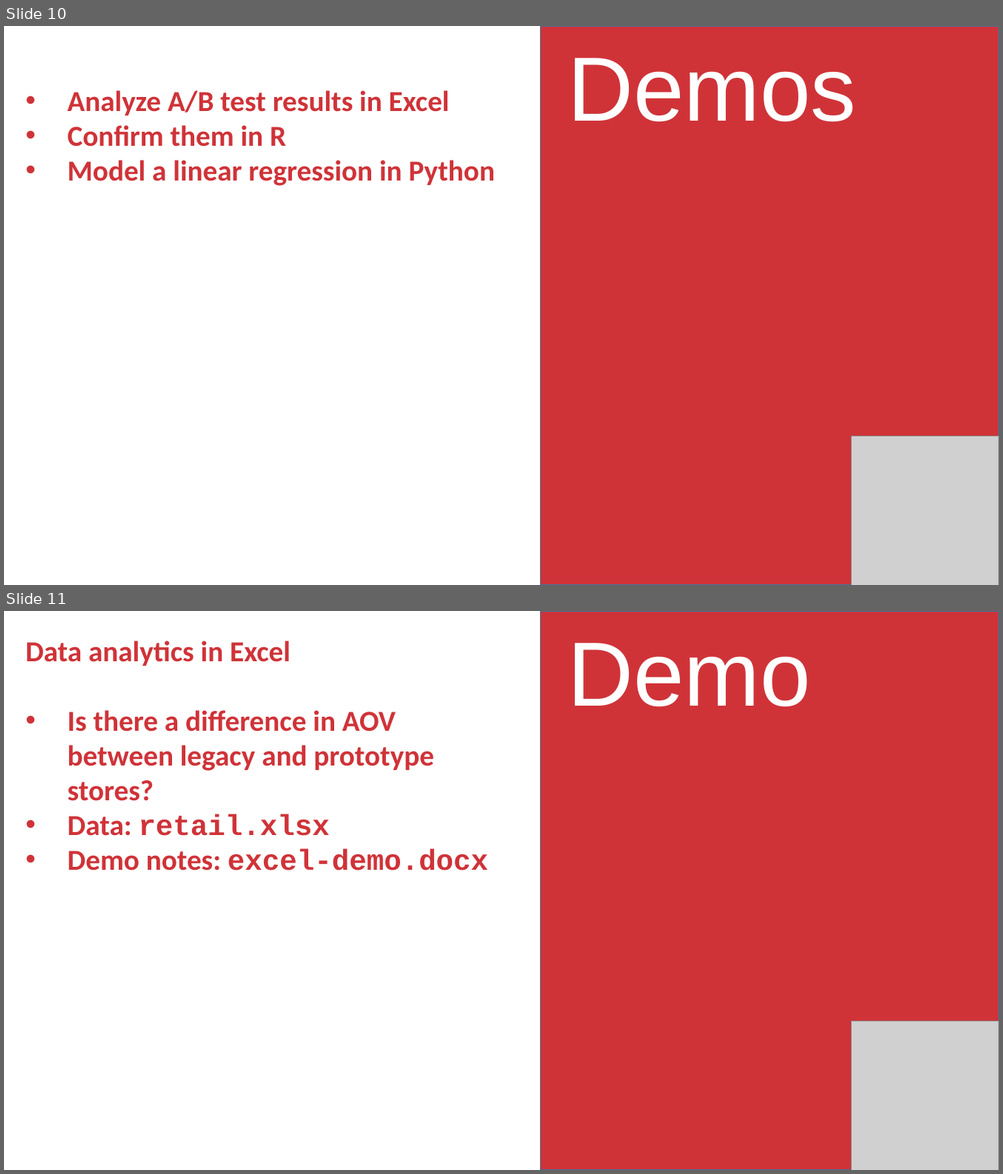
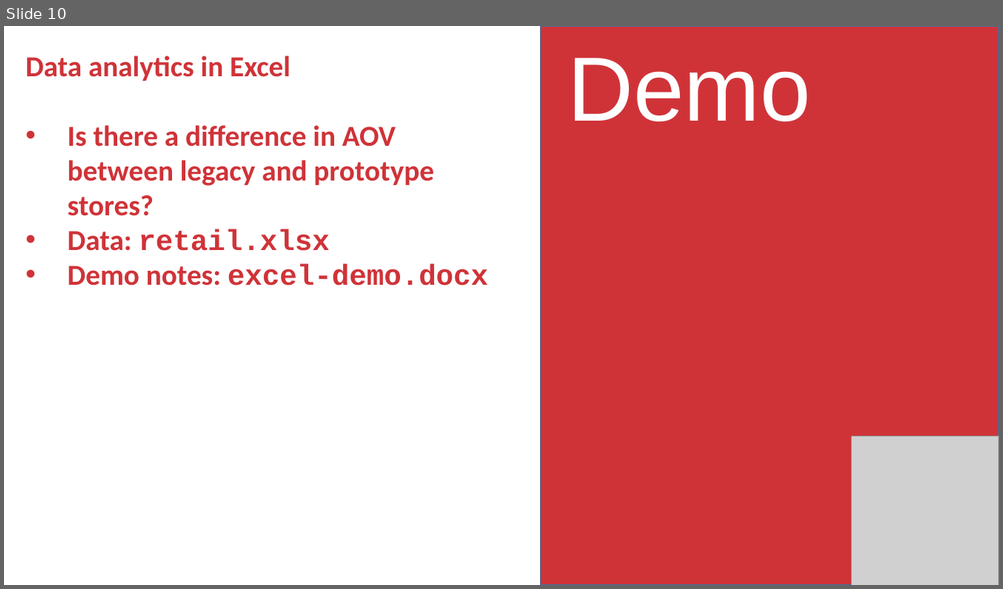
Before and after one commit to stringfestdata/aina-marketing-foundations, a slide deck: aina-marketing-foundations.pptx. Shown one above the other, each under a label of ours: slides 10 and 11 before the commit, slide 10 after it. The pictures are 1003x1174 and 1003x589 pixels, drawn with LibreOffice and Linux fonts; fonts in the diff are those of the drawing; grey boxes stand for pictures. Boxes give left, top, right and bottom in pixels: in the first picture for what was removed or moved away, otherwise in the second. Text is boxed around its words. In the diff, an @@ line names an element or a change of style, - is before the commit and + after.

```diff
--- a/aina-marketing-foundations.pptx
+++ b/aina-marketing-foundations.pptx
@@ slide 10 removed at [4,26,999,585], background #FFFFFF @@
@@ rectangle removed at [540,26,999,585] @@
@@ text removed at [567,58,856,121] @@
-Demos
@@ text removed at [68,90,495,186] @@
-• Analyze A/B test results in Excel
-• Confirm them in R
-• Model a linear regression in Python
@@ picture removed at [851,437,999,585] @@
@@ what was slide 11 is now slide 10 @@
```
